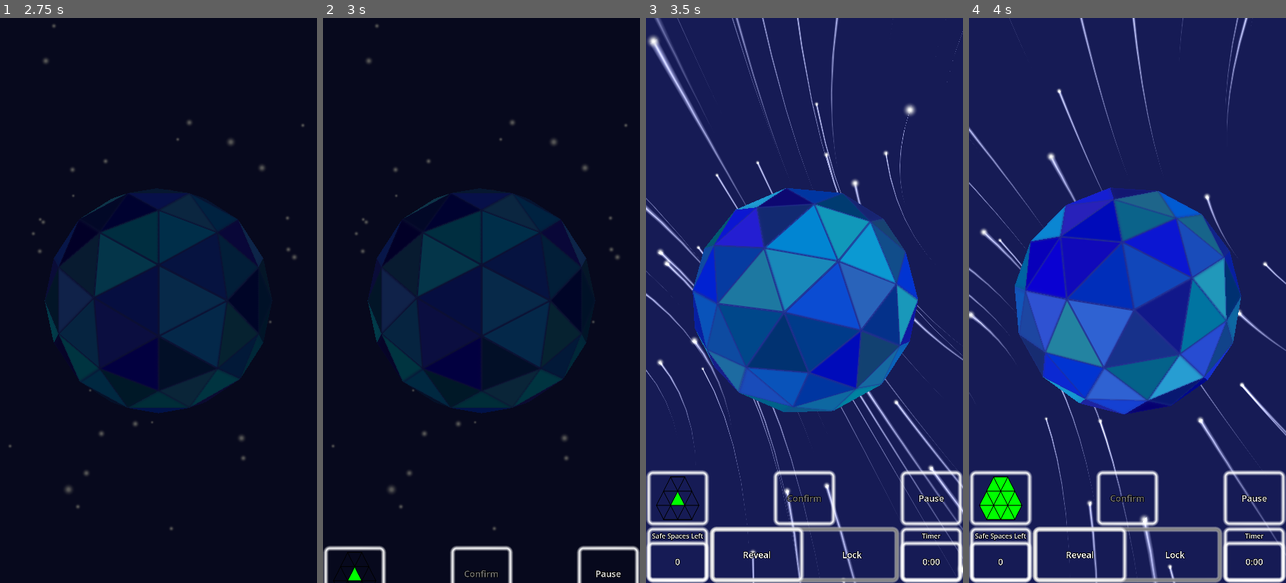
Above: before the commit, frames 1-4 (left to right).
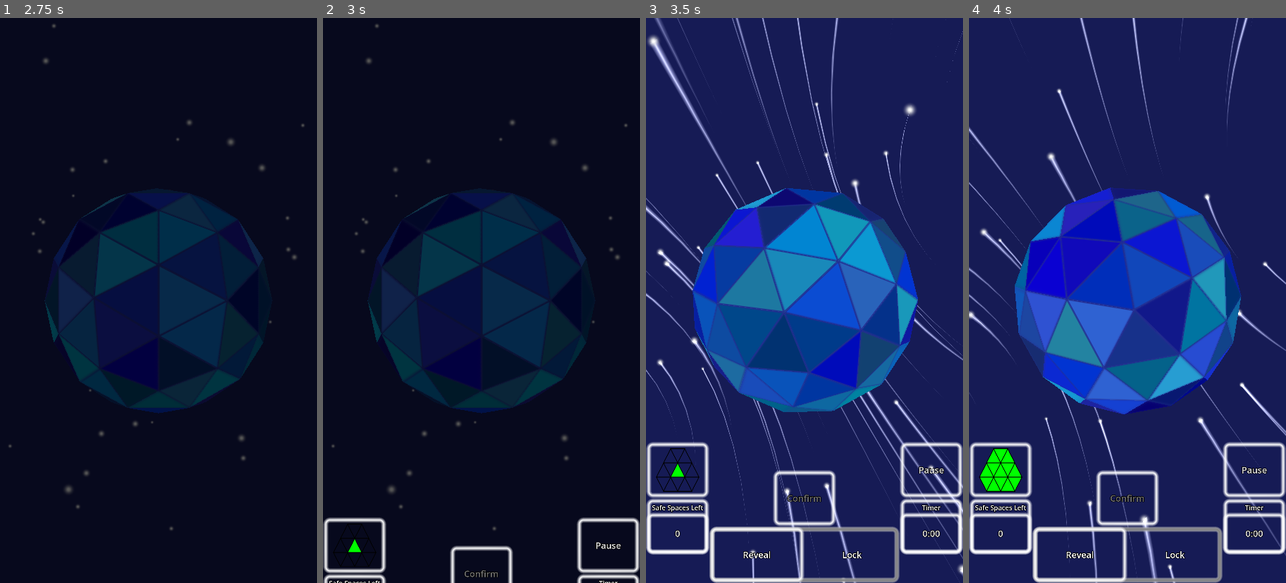
Above: after the commit, the same moments.

Repository: WalynC/sphereSweeperGodot
Game: Godot game, scene res://mainScenes/menu_scene.tscn
The game is run twice, just before and just after one commit, with the same random seed, the same clock (stepped at 60 frames per second) and the same inputs. Sound files missing from this copy of the repository are replaced by a short silence.
Inputs (mouse positions are in pixels of both pictures, inside the frame that each line leads up to; where the layout moved, square brackets give the same spot in the first picture):
- Up to frame 1 (2.75 s): click "New" at 0.5 s; tap Enter at 1.25 s; move the mouse to (228, 272) at 1.27 s; hold Down (scroll_down) 1.28-2 s; click (228, 272) at 1.42 s; click "Play" at 2 s
- Up to frame 2 (3 s): drag from (418, 328) to (465, 413) at 2.77 s
- Up to frame 3 (3.5 s): no input
- Up to frame 4 (4 s): click (1000, 470) [1000, 498] at 3.5 s

Frame 1 is identical in both runs. In frame 2, 1.9% of the frame differs, in the area x 0-100%, y 88-100%; in frame 3, 5.2%; in frame 4, 5.6%, in the area x 0-100%, y 75-100%.

Commit message:
Adjusts game UI
There was a bit of the screen that was cut off

Diff:
--- a/uiScenes/game_ui.tscn
+++ b/uiScenes/game_ui.tscn
@@ -56,8 +56,8 @@
 [node name="NeighborButton" type="Button" parent="."]
 layout_mode = 1
 anchors_preset = -1
-anchor_top = 0.8
-anchor_bottom = 0.9
+anchor_top = 0.75
+anchor_bottom = 0.85
 offset_right = 288.0
 focus_mode = 0
 button_mask = 3
@@ -76,9 +76,9 @@
 layout_mode = 1
 anchors_preset = -1
 anchor_left = 0.8
-anchor_top = 0.8
-anchor_right = 1.0
-anchor_bottom = 0.9
+anchor_top = 0.75
+anchor_right = 1.0
+anchor_bottom = 0.85
 focus_mode = 0
 button_mask = 3
 text = "Pause"
@@ -104,9 +104,9 @@
 [node name="BombCounterPanel" type="Panel" parent="."]
 layout_mode = 1
 anchors_preset = -1
-anchor_top = 0.9
+anchor_top = 0.85
 anchor_right = 0.2
-anchor_bottom = 1.0
+anchor_bottom = 0.95
 
 [node name="Label" type="Label" parent="BombCounterPanel"]
 layout_mode = 1
@@ -124,9 +124,9 @@
 [node name="BombCounter" type="Button" parent="."]
 layout_mode = 1
 anchors_preset = -1
-anchor_top = 0.925
+anchor_top = 0.875
 anchor_right = 0.2
-anchor_bottom = 1.0
+anchor_bottom = 0.95
 focus_mode = 0
 button_mask = 3
 metadata/_edit_use_anchors_ = true
@@ -201,9 +201,9 @@
 layout_mode = 1
 anchors_preset = -1
 anchor_left = 0.8
-anchor_top = 0.9
-anchor_right = 1.0
-anchor_bottom = 1.0
+anchor_top = 0.85
+anchor_right = 1.0
+anchor_bottom = 0.95
 
 [node name="Label" type="Label" parent="TimerPanel"]
 layout_mode = 1
@@ -222,9 +222,9 @@
 layout_mode = 1
 anchors_preset = -1
 anchor_left = 0.8
-anchor_top = 0.925
-anchor_right = 1.0
-anchor_bottom = 1.0
+anchor_top = 0.875
+anchor_right = 1.0
+anchor_bottom = 0.95
 focus_mode = 0
 button_mask = 3
 metadata/_edit_use_anchors_ = true
